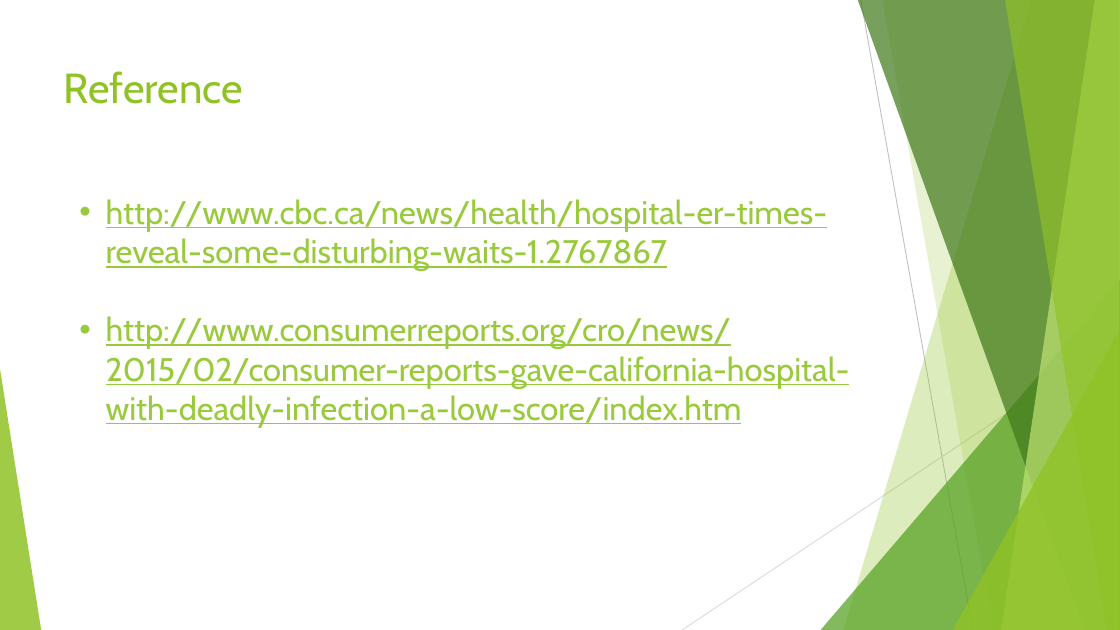
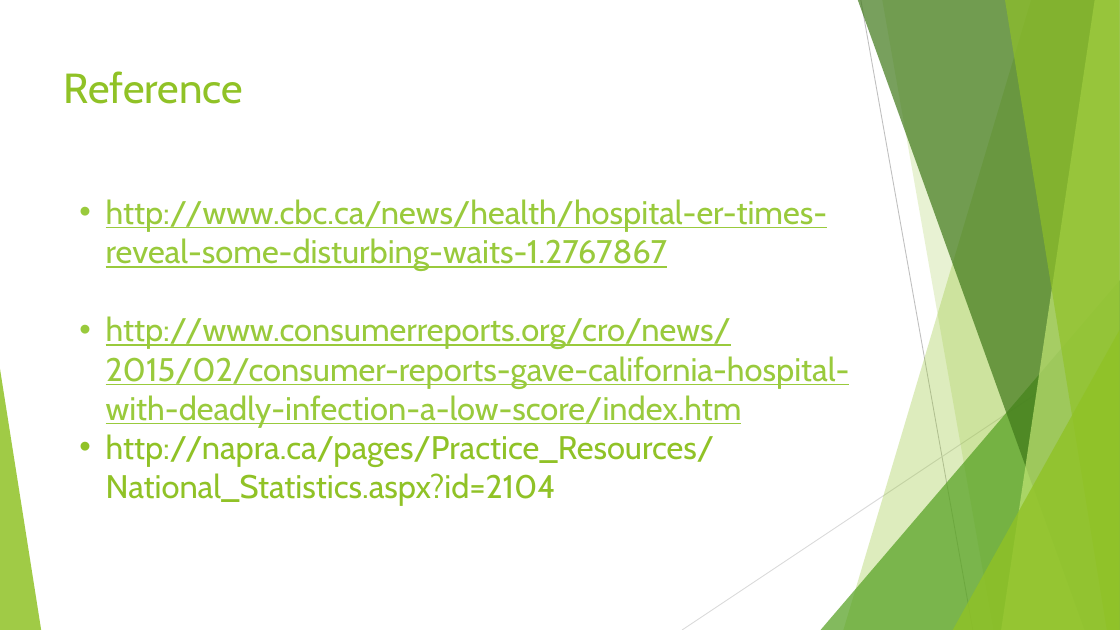
Before and after one commit to BowenZhuang/HRS, a slide deck: slide 11 of presentation.pptx (slide 10 before the commit). Drawn at 1120x630 pixels with LibreOffice and Linux fonts; fonts in the diff are those of the drawing. Boxes give left, top, right and bottom in pixels: in the first picture for what was removed or moved away, otherwise in the second. Text is boxed around its words. In the diff, an @@ line names an element or a change of style, - is before the commit and + after.

```diff
--- a/presentation.pptx
+++ b/presentation.pptx
@@ text at [106, 434, 715, 506]: paragraph added @@
+• http://napra.ca/pages/Practice_Resources/National_Statistics.aspx?id=2104
```
Also in this commit, not shown: 1 other slide changed, 1 slide added.
